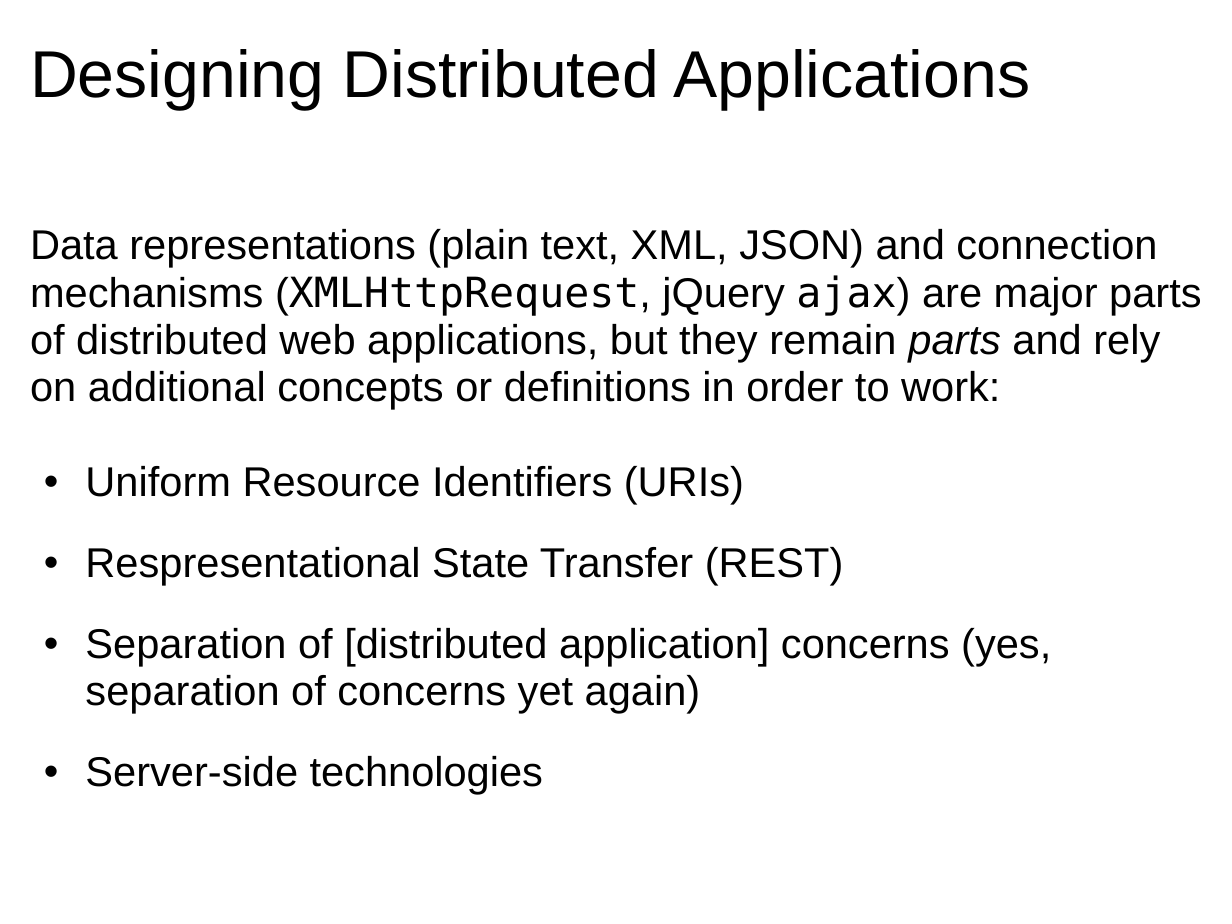
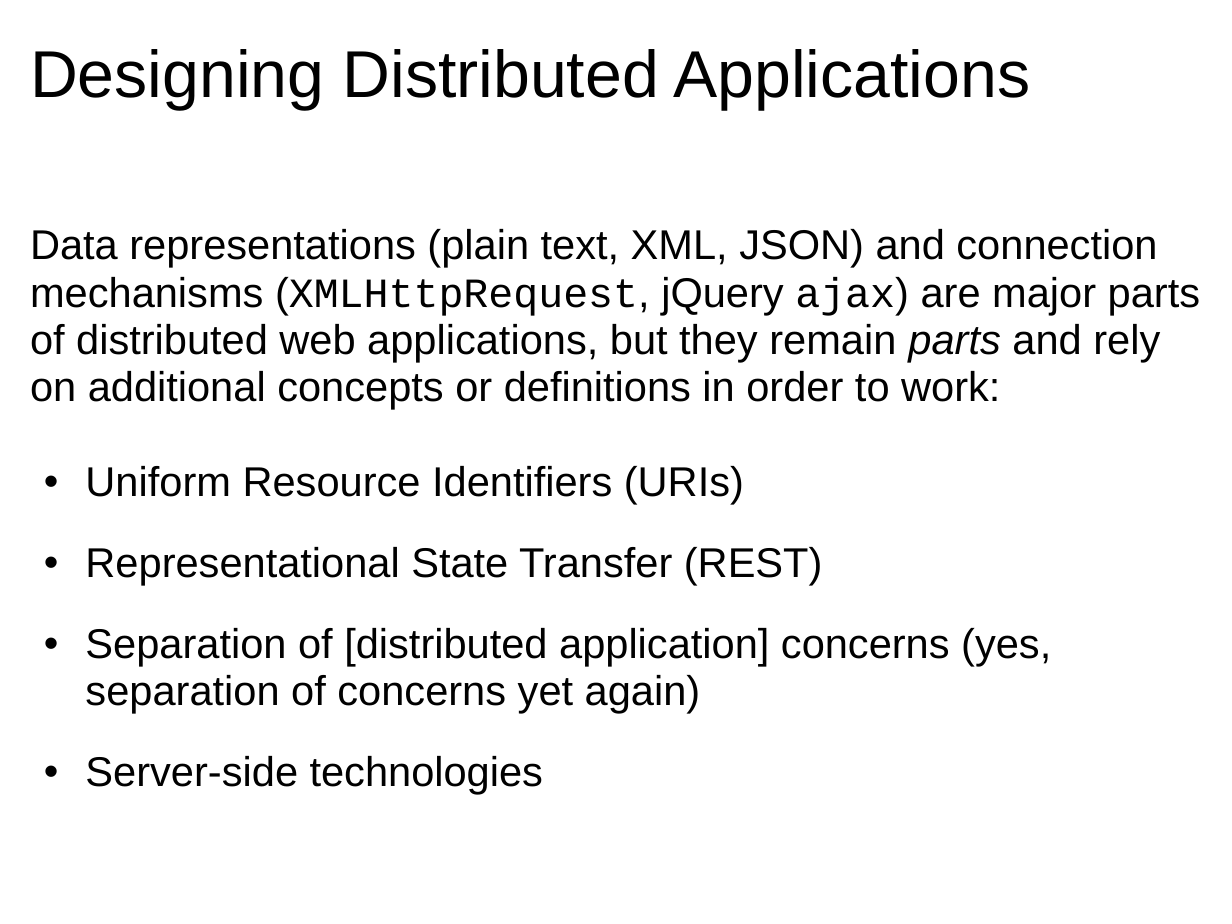
Before and after one commit to dondi/javascript-book, a slide deck: slide 34 of presentations/Chapter_8_Presentation.ppt. Drawn at 1232x924 pixels with LibreOffice and Linux fonts; fonts in the diff are those of the drawing; background and template pictures are left out. Boxes give left, top, right and bottom in pixels: in the first picture for what was removed or moved away, otherwise in the second. Text is boxed around its words. In the diff, an @@ line names an element or a change of style, - is before the commit and + after.

```diff
--- a/presentations/Chapter_8_Presentation.ppt
+++ b/presentations/Chapter_8_Presentation.ppt
@@ text at bbox=[30, 229, 1200, 409]: font DejaVu Sans Mono to Courier New in "(XMLHttpRequest, ajax)" @@
@@ text at bbox=[85, 547, 823, 585]: text changed @@
-  • Respresentational State Transfer (REST)
+  • Representational State Transfer (REST)
```
Also in this commit, not shown: 19 other slides changed.
